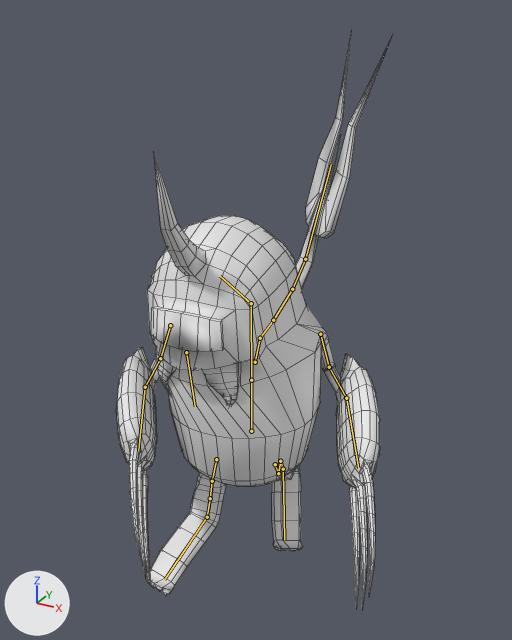
The Blender file Assets/legacy/modelosMateriaisTexturas/criatures/GrewStick/GrewStick.blend, before and after one commit.
Camera for both pictures: a camera (50 mm lens) standing at (3.58, -5.91, 6.17) and looking at (0.2, 0.24, 3.1). Arrows for +X, +Y and +Z are at lower left; the lights stay in place. Both versions are drawn at frame 1 of the action 'andandoGrewStick'; the numbers are the values there. The bones that bend it are drawn over the model as lines. Mesh edges are drawn as thin lines.

In view in the first picture: 'Bézier - Curva.000'.
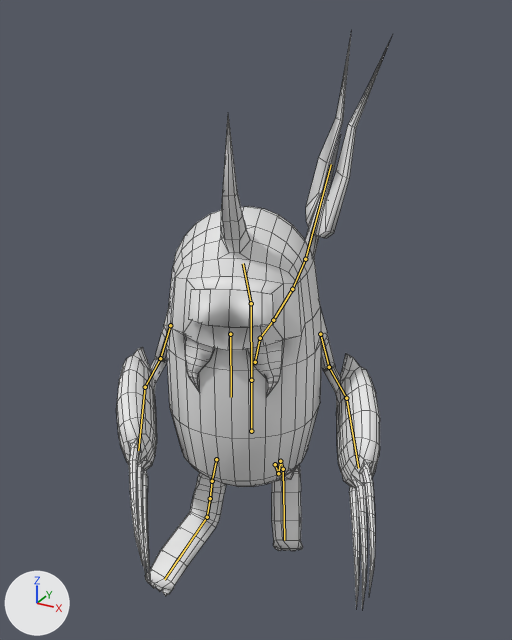
What differs and where, as boxes [x1, y1, x2, y2] in the pictures (512 x 640 px):
'Bézier - Curva.000', posed: [116, 30, 392, 607] in both
bone 'Bone.002', root to tip: before (251, 303) to (220, 276); after (251, 303) to (243, 263)

Patch to the scene script:
```diff
--- a/Assets/legacy/modelosMateriaisTexturas/criatures/GrewStick/GrewStick.blend.py
+++ b/Assets/legacy/modelosMateriaisTexturas/criatures/GrewStick/GrewStick.blend.py
@@ bone_bone_002 @@
 bone_bone_002 = bpy.data.objects['Armature'].pose.bones['Bone.002']  # child of 'Bone.001'
-bone_bone_002.rotation_quaternion = (0.982, -0.091, -0.114, -0.12)  # degrees (-9, -14, -13)
+bone_bone_002.rotation_quaternion = (1.0, 0.0, 0.0, 0.0)  # degrees (0, 0, 0)
```
